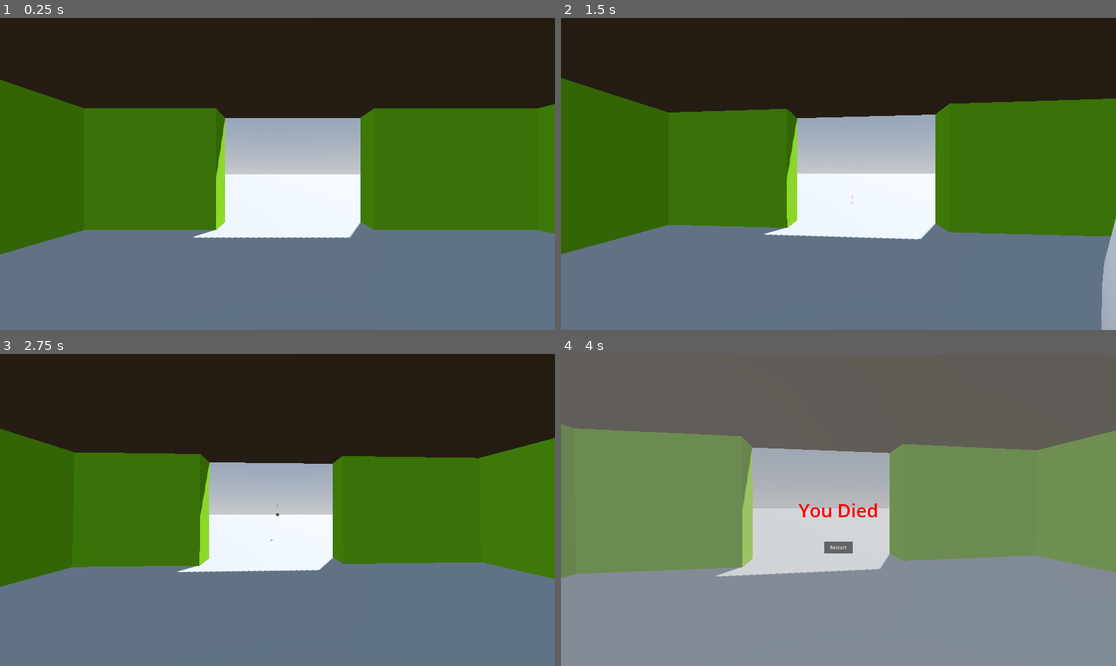
Above: before the commit, frames 1-4 (two rows, left to right).
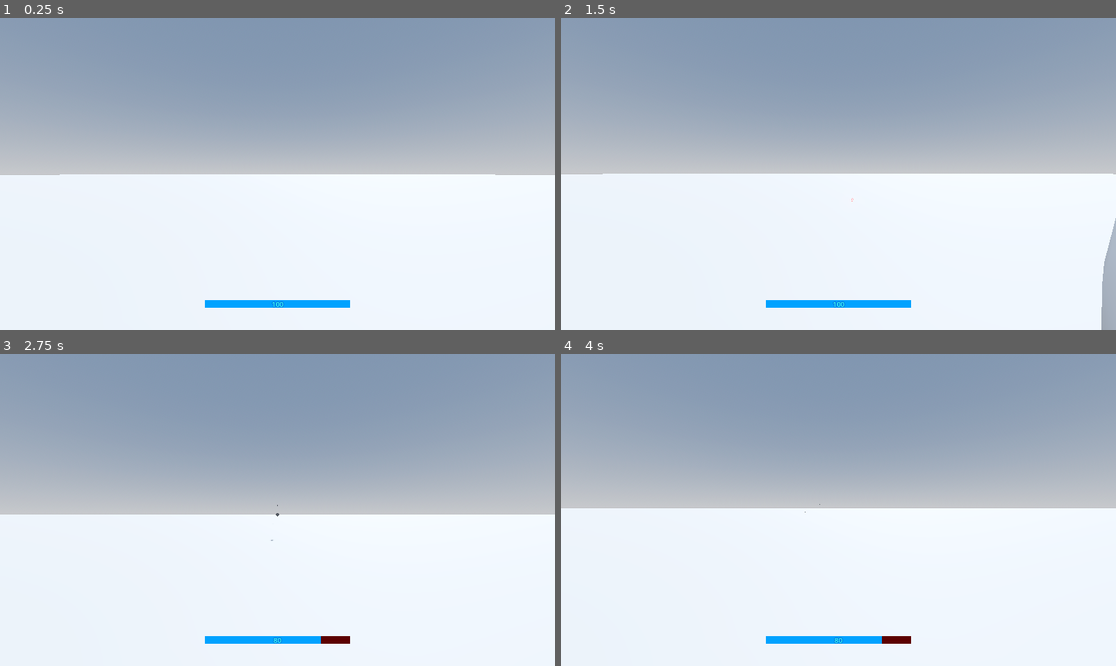
Above: after the commit, the same moments.

Repository: ArmanAmeri/3d-intro
Game: Godot game, scene res://Scenes/main.tscn
The game is run twice, just before and just after one commit, with the same random seed, the same clock (stepped at 60 frames per second) and the same inputs.
Inputs (mouse positions are in pixels of both pictures, inside the frame that each line leads up to):
- Up to frame 1 (0.25 s): no input
- Up to frame 2 (1.5 s): tap Enter (ui_accept) at 0.5, 0.77 s; move the mouse to (866, 174) at 0.52 s; tap A (a) at 0.6 s; tap D (d) at 0.8, 1.35 s; move the mouse to (810, 174) at 1.27 s
- Up to frame 3 (2.75 s): tap Enter (ui_accept) at 1.52 s; tap S (s) at 1.55, 2.1 s; move the mouse to (288, 503) at 2.02 s; press the mouse at (288, 503) at 2.03 s
- Up to frame 4 (4 s): move the mouse to (832, 516) at 2.77 s; release the mouse at (832, 516) at 2.78 s; click (832, 516) at 2.85 s; tap Enter (ui_accept) at 3.02, 3.77 s; tap W (w) at 3.05, 3.6 s; move the mouse to (877, 513) at 3.52 s; tap A (a) at 3.8 s

The runs differ from the first frame. In frame 1, 91% of the frame differs, in the area x 0-100%, y 0-100%; in frame 2, 90%; in frame 3, 92%; in frame 4, 95%.

Commit message:
made a healthbar

Diff:
--- /dev/null
+++ b/Scenes/drone_enemy.tscn
@@ -0,0 +1,70 @@
+[gd_scene load_steps=10 format=3 uid="uid://2ynnh8kitlbt"]
+
+[ext_resource type="Script" path="res://Scripts/rangadbody.gd" id="1_8epu3"]
+[ext_resource type="Script" path="res://Scripts/drone_enemy.gd" id="1_gnd67"]
+
+[sub_resource type="SphereShape3D" id="SphereShape3D_5glhh"]
+radius = 0.639806
+
+[sub_resource type="StandardMaterial3D" id="StandardMaterial3D_ufv7x"]
+albedo_color = Color(0, 0.0959999, 0.36, 1)
+metallic = 1.0
+roughness = 0.0
+
+[sub_resource type="SphereMesh" id="SphereMesh_7kglm"]
+material = SubResource("StandardMaterial3D_ufv7x")
+
+[sub_resource type="StandardMaterial3D" id="StandardMaterial3D_q6owf"]
+transparency = 1
+albedo_color = Color(0, 0, 0, 0.895)
+
+[sub_resource type="SphereMesh" id="SphereMesh_utoke"]
+material = SubResource("StandardMaterial3D_q6owf")
+
+[sub_resource type="StandardMaterial3D" id="StandardMaterial3D_v6e8k"]
+albedo_color = Color(100, 0, 0, 1)
+emission_enabled = true
+emission = Color(1, 0, 0, 1)
+
+[sub_resource type="SphereMesh" id="SphereMesh_ails1"]
+material = SubResource("StandardMaterial3D_v6e8k")
+
+[node name="DroneEnemy" type="CharacterBody3D"]
+transform = Transform3D(1, 0, 0, 0, 1, 0, 0, 0, 1, 0, 0.5, 0)
+collision_layer = 8
+collision_mask = 7
+script = ExtResource("1_gnd67")
+
+[node name="CollisionShape3D" type="CollisionShape3D" parent="."]
+transform = Transform3D(1, 0, 0, 0, 1, 0, 0, 0, 1, 0, 0.834141, 0)
+shape = SubResource("SphereShape3D_5glhh")
+
+[node name="NavigationAgent3D" type="NavigationAgent3D" parent="."]
+
+[node name="Timers" type="Node" parent="."]
+
+[node name="Timer" type="Timer" parent="Timers"]
+
+[node name="Body" type="Node3D" parent="."]
+script = ExtResource("1_8epu3")
+
+[node name="Body" type="MeshInstance3D" parent="Body"]
+transform = Transform3D(1.2, 0, 0, 0, 1.2, 0, 0, 0, 1.2, 0, 0.834141, 0)
+mesh = SubResource("SphereMesh_7kglm")
+skeleton = NodePath("../..")
+
+[node name="OutsideEye" type="MeshInstance3D" parent="Body"]
+transform = Transform3D(0.45, 0, 0, 0, 0.45, 0, 0, 0, 0.45, -0.0089026, 0.86879, -0.48156)
+mesh = SubResource("SphereMesh_utoke")
+
+[node name="Eye" type="MeshInstance3D" parent="Body/OutsideEye"]
+transform = Transform3D(0.854701, 0, 0, 0, 0.854701, 0, 0, 0, 0.854701, 0.00402758, -0.00535321, 0.0171269)
+mesh = SubResource("SphereMesh_ails1")
+skeleton = NodePath("../../..")
+
+[node name="LaserSpawn" type="Marker3D" parent="."]
+transform = Transform3D(1, 0, 0, 0, 1, 0, 0, 0, 1, 0, 0.742836, -0.477797)
+
+[node name="ProjectileNode" type="Node3D" parent="."]
+
+[connection signal="timeout" from="Timers/Timer" to="." method="_reload_timeout"]
--- /dev/null
+++ b/Scenes/game_ui.tscn
@@ -0,0 +1,55 @@
+[gd_scene load_steps=6 format=3 uid="uid://df3mnx84gmn82"]
+
+[ext_resource type="Script" path="res://Scripts/game_ui.gd" id="1_syeqx"]
+
+[sub_resource type="StyleBoxFlat" id="StyleBoxFlat_smus2"]
+bg_color = Color(0.36, 0, 0, 1)
+
+[sub_resource type="StyleBoxFlat" id="StyleBoxFlat_pkhq3"]
+bg_color = Color(0, 0.633333, 1, 1)
+
+[sub_resource type="Theme" id="Theme_wlue0"]
+ProgressBar/styles/background = SubResource("StyleBoxFlat_smus2")
+ProgressBar/styles/fill = SubResource("StyleBoxFlat_pkhq3")
+
+[sub_resource type="LabelSettings" id="LabelSettings_671p4"]
+font_size = 24
+font_color = Color(0.23, 1, 0.9615, 1)
+outline_size = 10
+outline_color = Color(0, 0.469333, 0.88, 1)
+
+[node name="GameUI" type="CanvasLayer"]
+script = ExtResource("1_syeqx")
+
+[node name="ProgressBar" type="ProgressBar" parent="."]
+anchors_preset = 7
+anchor_left = 0.5
+anchor_top = 1.0
+anchor_right = 0.5
+anchor_bottom = 1.0
+offset_left = -250.0
+offset_top = -103.0
+offset_right = 250.0
+offset_bottom = -76.0
+grow_horizontal = 2
+grow_vertical = 0
+theme = SubResource("Theme_wlue0")
+value = 100.0
+show_percentage = false
+
+[node name="HpAmountLabel" type="Label" parent="ProgressBar"]
+layout_mode = 1
+anchors_preset = 8
+anchor_left = 0.5
+anchor_top = 0.5
+anchor_right = 0.5
+anchor_bottom = 0.5
+offset_left = -20.0
+offset_top = -11.5
+offset_right = 20.0
+offset_bottom = 11.5
+grow_horizontal = 2
+grow_vertical = 2
+text = "100"
+label_settings = SubResource("LabelSettings_671p4")
+horizontal_alignment = 1
--- a/Scenes/main.tscn
+++ b/Scenes/main.tscn
@@ -1,9 +1,8 @@
-[gd_scene load_steps=10 format=3 uid="uid://dihy6wuibgplv"]
+[gd_scene load_steps=9 format=3 uid="uid://dihy6wuibgplv"]
 
 [ext_resource type="PackedScene" uid="uid://buce3731mh8jo" path="res://Scenes/player.tscn" id="1_al1kw"]
-[ext_resource type="PackedScene" uid="uid://diiu8sy85tg4f" path="res://Scenes/anemy.tscn" id="3_45jyr"]
-[ext_resource type="PackedScene" uid="uid://bo4qc0s6sn8hr" path="res://Scenes/rangad_anamey.tscn" id="3_mgvyx"]
-[ext_resource type="PackedScene" uid="uid://bequanpoqt731" path="res://Scenes/spawner.tscn" id="4_qkdoh"]
+[ext_resource type="PackedScene" uid="uid://df3mnx84gmn82" path="res://Scenes/game_ui.tscn" id="3_be6b2"]
+[ext_resource type="PackedScene" uid="uid://2ynnh8kitlbt" path="res://Scenes/drone_enemy.tscn" id="5_ckklr"]
 
 [sub_resource type="ProceduralSkyMaterial" id="ProceduralSkyMaterial_psyh5"]
 sky_horizon_color = Color(0.64625, 0.65575, 0.67075, 1)
@@ -35,6 +34,7 @@
 shadow_enabled = true
 
 [node name="CharacterBody3D" parent="." instance=ExtResource("1_al1kw")]
+transform = Transform3D(1, 0, 0, 0, 1, 0, 0, 0, 1, 0, 1.24638, -7.56765)
 
 [node name="NavigationRegion3D" type="NavigationRegion3D" parent="."]
 navigation_mesh = SubResource("NavigationMesh_ddp6h")
@@ -80,9 +80,6 @@
 collision_layer = 2
 collision_mask = 0
 size = Vector3(2, 1, 4)
-
-[node name="RangadAnamey" parent="." instance=ExtResource("3_mgvyx")]
-transform = Transform3D(1, 0, 0, 0, 1, 0, 0, 0, 1, 0, 0.73027, 19.1031)
 
 [node name="Walls" type="CSGSphere3D" parent="."]
 transform = Transform3D(1, 0, 0, 0, 1, 0, 0, 0, 1, 0, -0.519858, 0)
@@ -160,9 +157,7 @@
 size = Vector3(3.2666, 4, 1)
 material = SubResource("StandardMaterial3D_s8lxt")
 
-[node name="anemy" parent="." instance=ExtResource("3_45jyr")]
-transform = Transform3D(1, 0, 0, 0, 1, 0, 0, 0, 1, 6.14508, 1.30071, 0)
+[node name="DroneEnemy" parent="." instance=ExtResource("5_ckklr")]
+transform = Transform3D(0.99945, 0, -0.0331726, 0, 1, 0, 0.0331726, 0, 0.99945, 0, 1, 11.555)
 
-[node name="Spawner" parent="." instance=ExtResource("4_qkdoh")]
-transform = Transform3D(1, 0, 0, 0, 1, 0, 0, 0, 1, 25, 1, 0)
-spawn_scene = ExtResource("3_mgvyx")
+[node name="GameUI" parent="." instance=ExtResource("3_be6b2")]
--- /dev/null
+++ b/Scripts/drone_enemy.gd
@@ -0,0 +1,81 @@
+extends CharacterBody3D
+
+signal hurt()
+
+@onready var player = get_tree().get_first_node_in_group("player")
+@onready var nav: NavigationAgent3D = $NavigationAgent3D
+@onready var laser_spawn: Marker3D = $LaserSpawn
+@onready var projectile_node: Node3D = $ProjectileNode
+@onready var timer: Node = $Timers/Timer
+
+var max_hp: int = 100
+var hp: int
+
+var laser_scene = load("res://Scenes/laser.tscn")
+var enemy_direction
+
+var damage: int = 25
+var speed: int = 2
+var nav_ready: bool = false
+var hurtbox_colliding: bool = false
+var can_shoot = true
+
+func _ready() -> void:
+	hp = max_hp
+	await get_tree().process_frame
+	nav_ready = true
+
+func _physics_process(delta: float) -> void:
+	if player:
+		enemy_direction = (player.position - position).normalized()
+		look_at(Vector3(player.position.x, 0, player.position.z))
+		if can_shoot:
+			fire_laser()
+	if position.y >= 50:
+		velocity += get_gravity() * delta
+
+	if is_instance_valid(player) and nav_ready:
+		nav.target_position = player.global_position
+		if not nav.is_navigation_finished():
+			var next_pos = nav.get_next_path_position()
+			var dir = Vector3(next_pos.x - global_position.x, 0, next_pos.z - global_position.z).normalized()
+			velocity.x = dir.x * speed
+			velocity.z = dir.z * speed
+		else:
+			velocity.x = 0
+			velocity.z = 0
+	else:
+		if not is_instance_valid(player):
+			player = get_tree().get_first_node_in_group("player")
+		velocity.x = 0
+		velocity.z = 0
+
+	move_and_slide()
+
+
+func fire_laser():
+	var laser_shot = laser_scene.instantiate()
+	laser_shot.position = laser_spawn.global_position
+	laser_shot.rotation = self.rotation
+	laser_shot.direction = Vector3.FORWARD
+	projectile_node.add_child(laser_shot)
+	can_shoot = false
+	timer.start(2)
+
+
+
+func _reload_timeout() -> void:
+	can_shoot = true
+
+
+func take_damage(amount:int) -> void:
+	print(amount, " anemy damage taken")
+	hp -= amount
+
+	hurt.emit()
+
+	if hp <= 0:
+		die()
+
+func die() -> void:
+	self.queue_free()
--- /dev/null
+++ b/Scripts/game_ui.gd
@@ -0,0 +1,13 @@
+extends CanvasLayer
+
+@onready var player = get_tree().get_first_node_in_group("player")
+@onready var progress_bar: ProgressBar = $ProgressBar
+@onready var hp_amount_label: Label = $ProgressBar/HpAmountLabel
+
+func _ready() -> void:
+	progress_bar.max_value = player.hp_max
+	hp_amount_label.text = str(player.hp)
+
+func _process(delta: float) -> void:
+	progress_bar.value = player.hp
+	hp_amount_label.text = str(player.hp)
Not shown: 1 places in Scenes/bullet.tscn that only renumber resources
Not shown: 1 places in Scenes/rangad_anamey.tscn that only renumber resources
